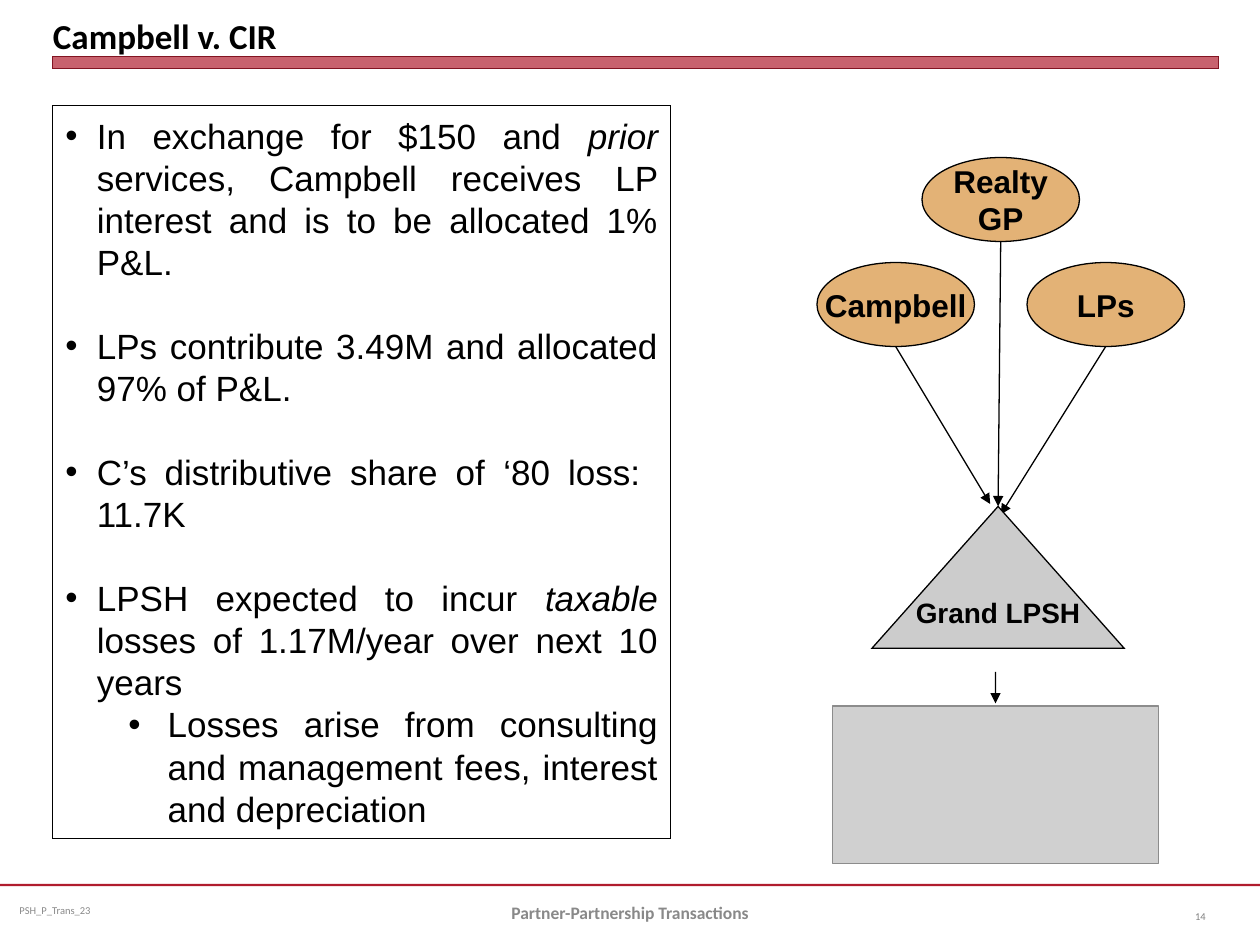
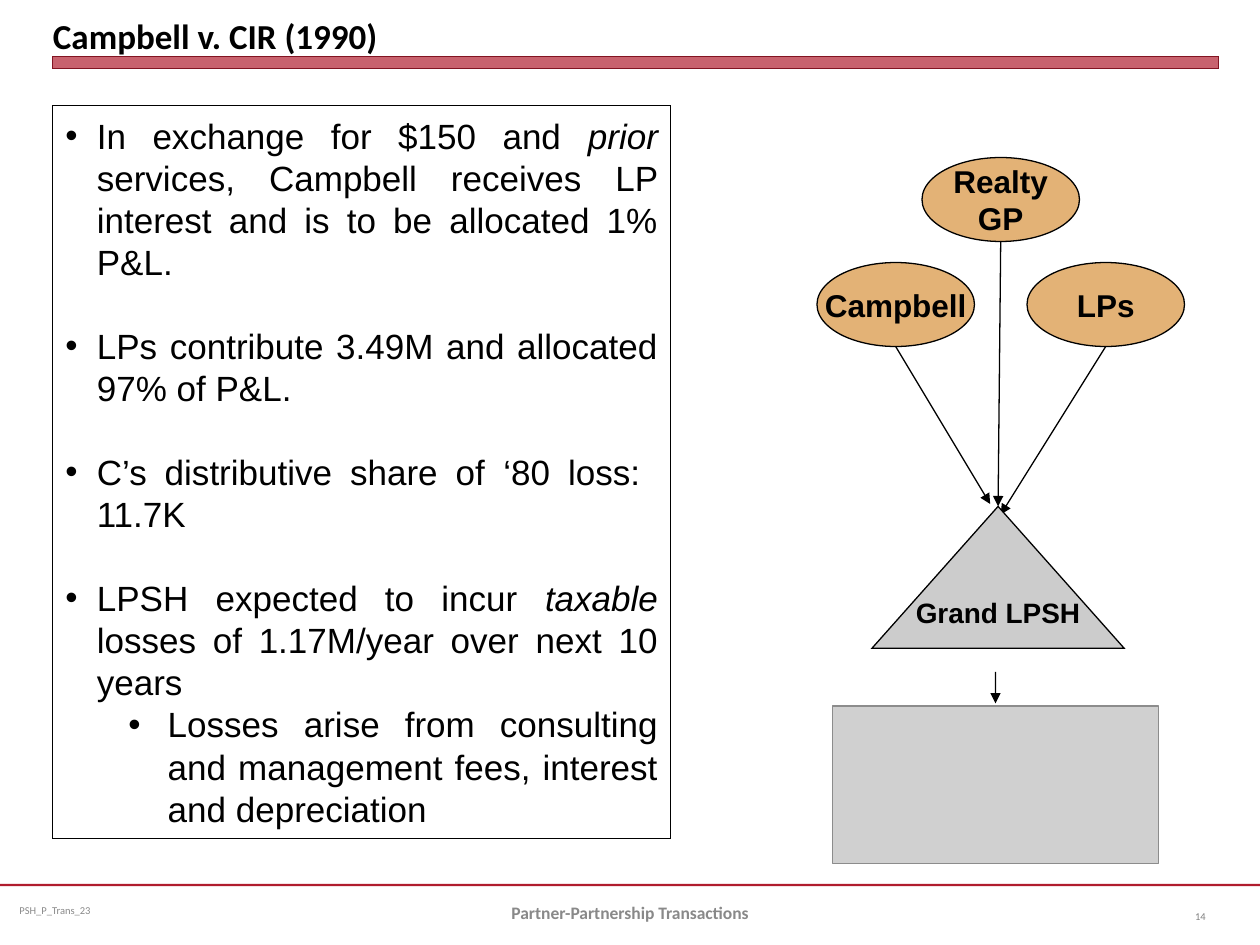
Before and after one commit to jmc877/Partnership-Tax, a slide deck: slide 14 of slides/PSH_P_Trans_23.pptx. Drawn at 1260x945 pixels with LibreOffice and Linux fonts; fonts in the diff are those of the drawing; grey boxes stand for pictures. Boxes give left, top, right and bottom in pixels: in the first picture for what was removed or moved away, otherwise in the second. Text is boxed around its words. In the diff, an @@ line names an element or a change of style, - is before the commit and + after.

```diff
--- a/slides/PSH_P_Trans_23.pptx
+++ b/slides/PSH_P_Trans_23.pptx
@@ title at <box>53,23,378,58</box>: text changed @@
-Campbell v. CIR
+Campbell v. CIR (1990)
```
Also in this commit, not shown: 5 other slides changed, 4 other files.
